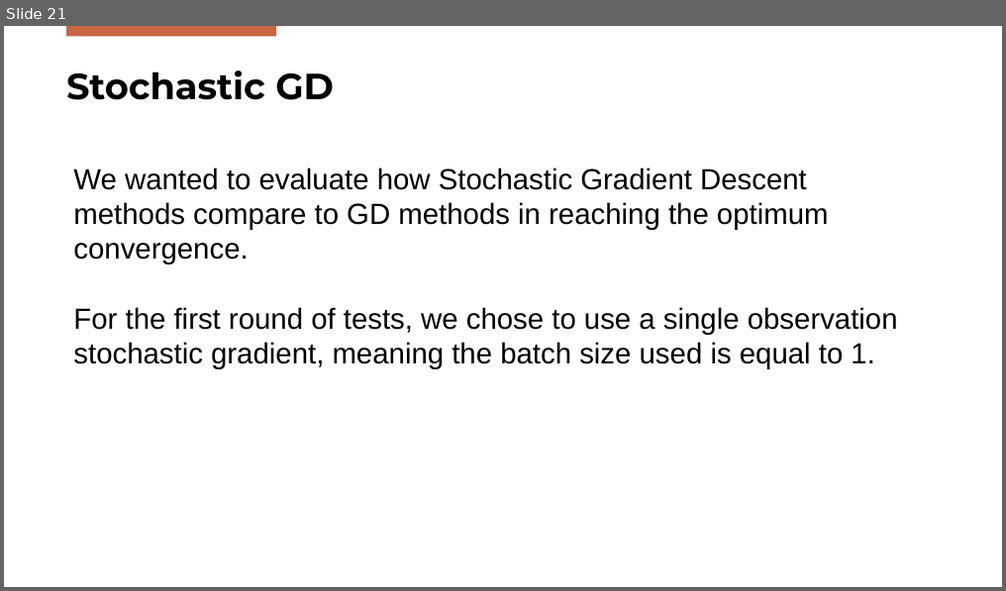
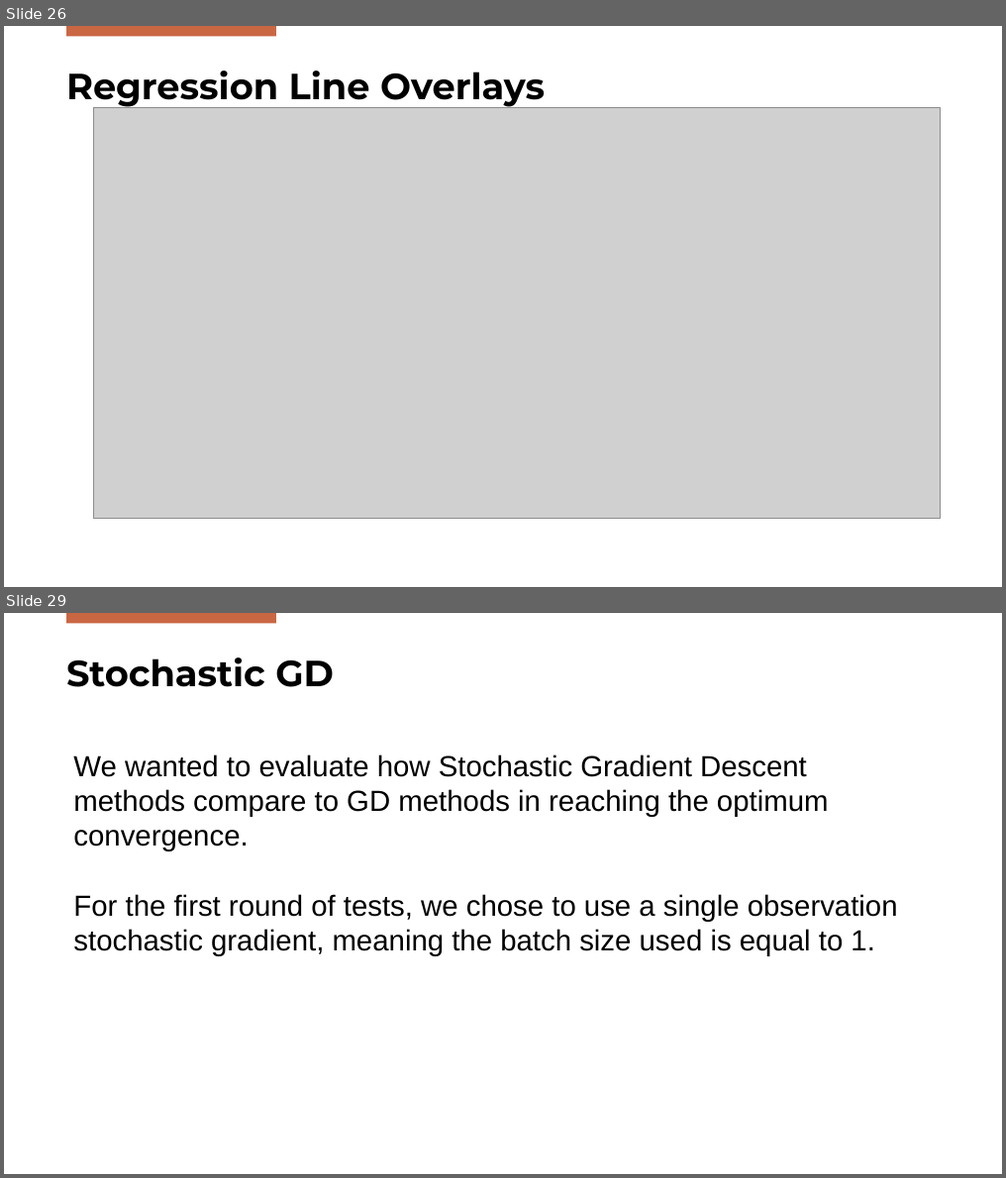
Before and after one commit to FilippoBolis/OptimizationProject_2025, a slide deck: Ppt/Optimization.pptx. Shown one above the other, each under a label of ours: slide 21 before the commit, slides 26 and 29 after it; the slides between them are not shown. The pictures are 1006x591 and 1006x1178 pixels, drawn with LibreOffice and Linux fonts; fonts in the diff are those of the drawing; grey boxes stand for pictures; background and template pictures are left out. Boxes give left, top, right and bottom in pixels: in the first picture for what was removed or moved away, otherwise in the second. Text is boxed around its words. In the diff, an @@ line names an element or a change of style, - is before the commit and + after.

```diff
--- a/Ppt/Optimization.pptx
+++ b/Ppt/Optimization.pptx
@@ slide 26 added at (4, 26, 1002, 587), background #FFFFFF; not listed: 1 template element that a slide beside it also shows @@
@@ title added at (66, 71, 545, 109), 35 pt, text #000000, bold @@
+Regression Line Overlays
@@ picture added at (93, 107, 940, 519) @@
@@ what was slide 21 is now slide 29 @@
```
Also in this commit, not shown: 13 other slides added, 1 slide removed, 1 other file.
